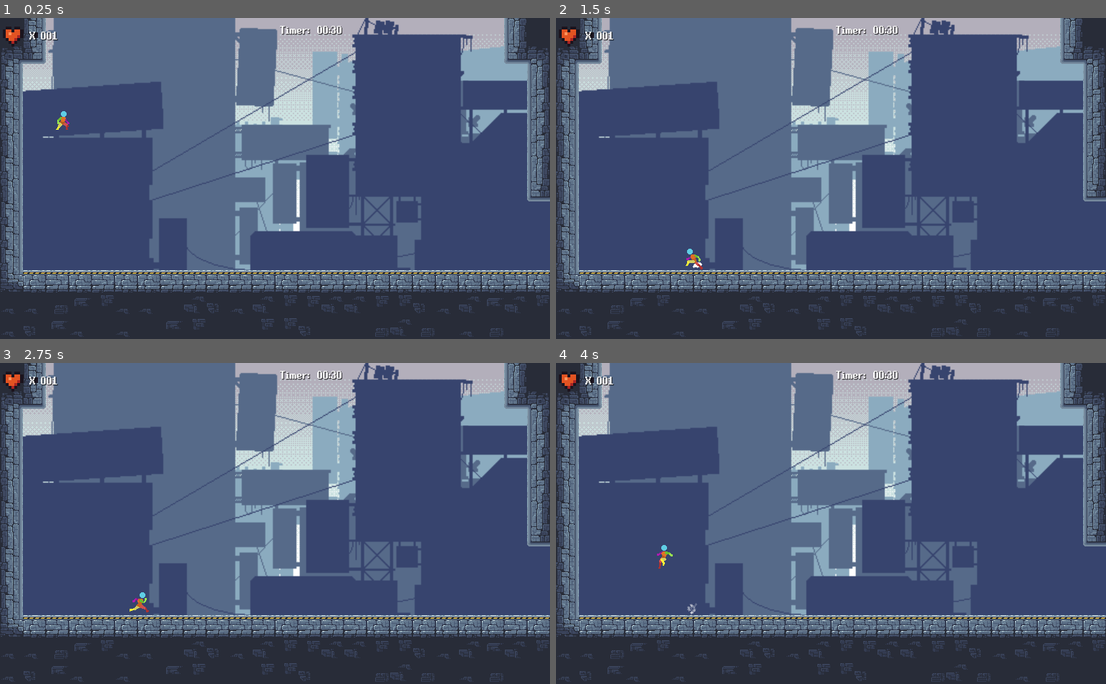
Above: before the commit, frames 1-4 (two rows, left to right).
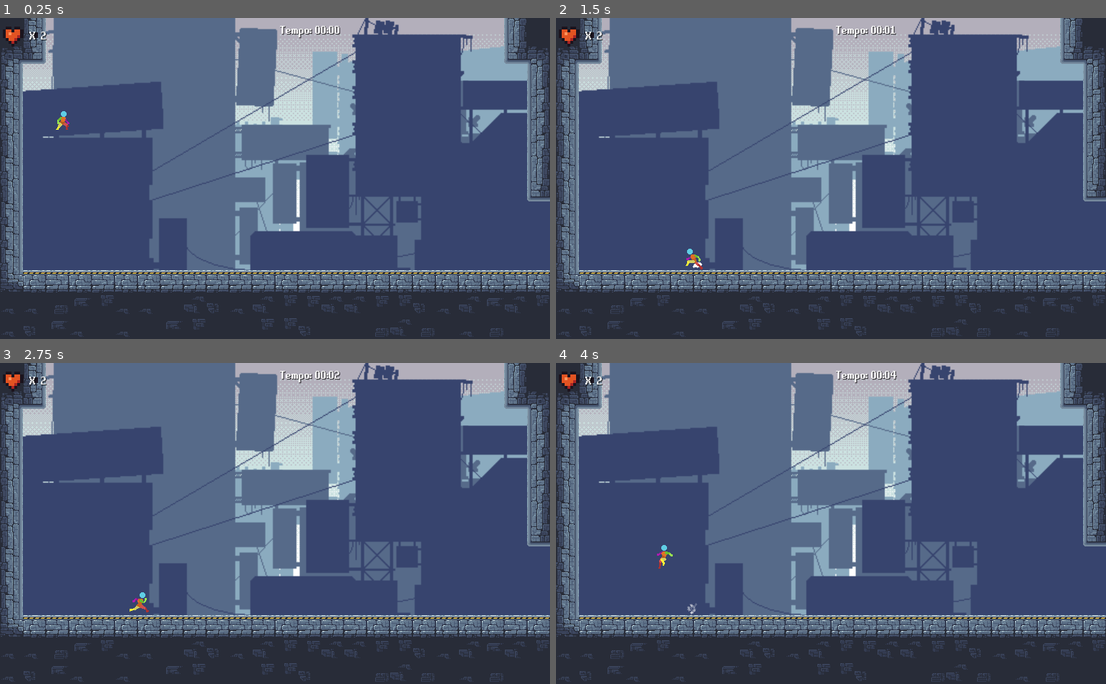
Above: after the commit, the same moments.

Repository: Eduardo-Pyment/Alquimista_dos_Sonhos-A_ultima_semente
Game: Godot game, scene res://Scenes/level1.tscn
Two runs of this game, one before a commit and one after it. Both use one fixed random seed, a clock stepped at 60 frames per second and the inputs below. This scene is started directly instead of the project's main scene.
Inputs:
- Up to frame 1 (0.25 s): no input
- Up to frame 2 (1.5 s): tap Enter (ui_accept) at 0.5, 0.77 s; hold Right (ui_right) 0.53-1.28 s; hold Left (ui_left) from 1.28 s (still down)
- Up to frame 3 (2.75 s): tap Enter (ui_accept) at 1.52 s; release Left (ui_left) at 2.03 s; hold Right (ui_right) from 2.03 s (still down)
- Up to frame 4 (4 s): release Right (ui_right) at 2.78 s; hold Up (ui_up) 2.78-3.53 s; tap Enter (ui_accept) at 3.02, 3.77 s; hold Left (ui_left) from 3.53 s (still down)

The runs differ from the first frame. In frame 1, 0.2% of the frame differs, in the area x 7-63%, y 2-8%; in frame 2, 0.2%; in frame 3, 0.2%; in frame 4, 0.2%.

Commit message:
arrumei a vida, temo, void e morte do personagem com elementos

Diff:
--- a/Scenes/Itens/H_flutuante.tscn
+++ b/Scenes/Itens/H_flutuante.tscn
@@ -5,38 +5,56 @@
 [sub_resource type="GDScript" id="GDScript_r48vn"]
 script/source = "extends CharacterBody2D
 
-@export var VelocidadeMovimeto: float = 200.0
-@onready var AlvoMovimento = get_node(\"/root/Level1/Player\")
+@export var VelocidadeMovimento: float = 200.0
+@onready var AlvoMovimento: Node = null
 @onready var AgenteNavegacao = get_node(\"NavigationAgent2D\")
 
 func _ready():
-	print(AlvoMovimento)
-	AlvoMovimento = get_node(\"/root/Level1/Player\")
-	call_deferred(\"actor_setup\")
-	print(AlvoMovimento)
+	AlvoMovimento = get_node_or_null(\"/root/Level1/Player\")
+	if AlvoMovimento != null:
+		call_deferred(\"actor_setup\")
 
 func actor_setup():
-	await get_tree().physics_frame
-	set_alvo_movimento(AlvoMovimento.position)
+	if AlvoMovimento != null:
+		await get_tree().physics_frame
+		set_alvo_movimento(AlvoMovimento.global_position)
 
 func set_alvo_movimento(PontoAlvo: Vector2):
-	AgenteNavegacao.target_position = PontoAlvo
+	if AlvoMovimento != null:
+		AgenteNavegacao.target_position = PontoAlvo
 
 func _physics_process(_delta):
+	if AlvoMovimento == null:
+		return
+
 	if AgenteNavegacao.is_navigation_finished():
 		return
+
 	var PosicaoAgenteAtual: Vector2 = global_position
 	var ProximaPosicaoCaminho: Vector2 = AgenteNavegacao.get_next_path_position()
 	var NovaVelocidade: Vector2 = ProximaPosicaoCaminho - PosicaoAgenteAtual
 	NovaVelocidade = NovaVelocidade.normalized()
-	velocity = lerp(velocity, NovaVelocidade * VelocidadeMovimeto, 0.05)
+	velocity = lerp(velocity, NovaVelocidade * VelocidadeMovimento, 0.05)
+
 	if AgenteNavegacao.distance_to_target() < 50:
-		velocity = lerp(velocity, NovaVelocidade / VelocidadeMovimeto, 0.1)
+		velocity = lerp(velocity, NovaVelocidade / VelocidadeMovimento, 0.1)
+
 	move_and_slide()
 
 func _on_timer_timeout():
-	set_alvo_movimento(AlvoMovimento.position)
-	actor_setup()
+	if AlvoMovimento != null:
+		set_alvo_movimento(AlvoMovimento.global_position)
+		actor_setup()
+
+# Função para reiniciar o jogo
+func restart_game():
+	if AlvoMovimento != null:
+		# Coloque aqui o código para redefinir o estado do jogo
+		# Por exemplo, redefina variáveis, reposicione elementos, etc.
+
+		# Depois de reiniciar o jogo, você pode configurar o alvo novamente:
+		set_alvo_movimento(AlvoMovimento.global_position)
+		actor_setup()
 "
 
 [sub_resource type="CircleShape2D" id="CircleShape2D_8a1jc"]
--- a/Scenes/Itens/O_flutuante.tscn
+++ b/Scenes/Itens/O_flutuante.tscn
@@ -5,38 +5,46 @@
 [sub_resource type="GDScript" id="GDScript_r48vn"]
 script/source = "extends CharacterBody2D
 
-@export var VelocidadeMovimeto: float = 200.0
-@onready var AlvoMovimento = get_node(\"/root/Level1/Player\")
+@export var VelocidadeMovimento: float = 200.0
+@onready var AlvoMovimento: Node = null  # Inicialize AlvoMovimento como nulo
 @onready var AgenteNavegacao = get_node(\"NavigationAgent2D\")
 
 func _ready():
-	print(AlvoMovimento)
-	AlvoMovimento = get_node(\"/root/Level1/Player\")
-	call_deferred(\"actor_setup\")
-	print(AlvoMovimento)
+	AlvoMovimento = get_node_or_null(\"/root/Level1/Player\")  # Usando get_node_or_null para evitar erros se o nó não existir
+	if AlvoMovimento != null:
+		call_deferred(\"actor_setup\")
 
 func actor_setup():
-	await get_tree().physics_frame
-	set_alvo_movimento(AlvoMovimento.position)
+	if AlvoMovimento != null:
+		await get_tree().physics_frame
+		set_alvo_movimento(AlvoMovimento.global_position)  # Use global_position para obter a posição correta do nó
 
 func set_alvo_movimento(PontoAlvo: Vector2):
-	AgenteNavegacao.target_position = PontoAlvo
+	if AlvoMovimento != null:
+		AgenteNavegacao.target_position = PontoAlvo
 
 func _physics_process(_delta):
+	if AlvoMovimento == null:
+		return  # Evite processar a lógica se o AlvoMovimento for nulo
+
 	if AgenteNavegacao.is_navigation_finished():
 		return
+
 	var PosicaoAgenteAtual: Vector2 = global_position
 	var ProximaPosicaoCaminho: Vector2 = AgenteNavegacao.get_next_path_position()
 	var NovaVelocidade: Vector2 = ProximaPosicaoCaminho - PosicaoAgenteAtual
 	NovaVelocidade = NovaVelocidade.normalized()
-	velocity = lerp(velocity, NovaVelocidade * VelocidadeMovimeto, 0.05)
+	velocity = lerp(velocity, NovaVelocidade * VelocidadeMovimento, 0.05)
+
 	if AgenteNavegacao.distance_to_target() < 50:
-		velocity = lerp(velocity, NovaVelocidade / VelocidadeMovimeto, 0.1)
+		velocity = lerp(velocity, NovaVelocidade / VelocidadeMovimento, 0.1)
+
 	move_and_slide()
 
 func _on_timer_timeout():
-	set_alvo_movimento(AlvoMovimento.position)
-	actor_setup()
+	if AlvoMovimento != null:
+		set_alvo_movimento(AlvoMovimento.global_position)
+		actor_setup()
 "
 
 [sub_resource type="CircleShape2D" id="CircleShape2D_8a1jc"]
--- /dev/null
+++ b/Scenes/Morte_Void.tscn
@@ -0,0 +1,17 @@
+[gd_scene load_steps=3 format=3 uid="uid://bpopvs3826o1e"]
+
+[ext_resource type="Script" path="res://Scripts/Void.gd" id="1_m68kq"]
+
+[sub_resource type="RectangleShape2D" id="RectangleShape2D_ealdu"]
+size = Vector2(138, 20)
+
+[node name="Area2D" type="Area2D"]
+collision_layer = 8
+collision_mask = 2
+script = ExtResource("1_m68kq")
+
+[node name="CollisionShape2D" type="CollisionShape2D" parent="."]
+position = Vector2(59, 0)
+shape = SubResource("RectangleShape2D_ealdu")
+
+[connection signal="body_entered" from="." to="." method="_on_body_entered"]
--- a/Scenes/level1.tscn
+++ b/Scenes/level1.tscn
@@ -20,6 +20,7 @@
 [ext_resource type="FontFile" uid="uid://dl6hdvk5712j6" path="res://Assets/Textures/Animation/Dicas/hf-free-complete/equipment-pro-v1.1/EquipmentPro.ttf" id="19_u5f3r"]
 [ext_resource type="Texture2D" uid="uid://dbh2kpys1adoa" path="res://Assets/Textures/Animation/Hud/Mini FX, Items & UI/Mini UI/Health_Indicator_Black_Outline (8 x 8).png" id="20_0ef6r"]
 [ext_resource type="PackedScene" uid="uid://bglfag0avg81y" path="res://Scenes/Itens/hidrogenio2.tscn" id="20_sridr"]
+[ext_resource type="PackedScene" uid="uid://bpopvs3826o1e" path="res://Scenes/Morte_Void.tscn" id="21_w53vh"]
 
 [sub_resource type="TileSetAtlasSource" id="TileSetAtlasSource_lme7t"]
 texture = ExtResource("1_521p8")
@@ -772,11 +773,6 @@
 shape = SubResource("RectangleShape2D_vsgnm")
 debug_color = Color(1, 0, 0, 0.392157)
 
-[node name="CollisionShape2D2" type="CollisionShape2D" parent="FireZone"]
-position = Vector2(-1088, 40)
-shape = SubResource("RectangleShape2D_vsgnm")
-debug_color = Color(1, 0, 0, 0.392157)
-
 [node name="GPUParticles2D" type="GPUParticles2D" parent="FireZone"]
 show_behind_parent = true
 position = Vector2(-16, 0)
@@ -832,8 +828,6 @@
 offset_right = 40.0
 offset_bottom = 40.0
 script = ExtResource("18_ygq04")
-padrao_minutos = 0
-padrao_segundos = 30
 
 [node name="clock_timer" type="Timer" parent="HUD/Control"]
 
@@ -855,7 +849,7 @@
 
 [node name="timer_container" type="Label" parent="HUD/Control/container/timer_hud"]
 layout_mode = 2
-text = "Timer: "
+text = "Tempo:"
 label_settings = SubResource("LabelSettings_dvf8b")
 
 [node name="timer_numero" type="Label" parent="HUD/Control/container/timer_hud"]
@@ -889,6 +883,9 @@
 text = "03"
 label_settings = SubResource("LabelSettings_pt2se")
 
+[node name="Area2D" parent="." instance=ExtResource("21_w53vh")]
+position = Vector2(918, 449)
+
 [connection signal="body_entered" from="FireZone" to="FireZone" method="_on_body_entered"]
 [connection signal="timeout" from="HUD/Control/clock_timer" to="HUD/Control" method="_on_clock_timer_timeout"]
 
--- a/Scenes/player.tscn
+++ b/Scenes/player.tscn
@@ -317,4 +317,3 @@
 
 [connection signal="timeout" from="CayTimer" to="." method="_on_timer_timeout"]
 [connection signal="body_entered" from="hurtbox" to="." method="_on_hurtbox_body_entered"]
-[connection signal="timeout" from="Timer" to="." method="_on_timer_timeout"]
--- /dev/null
+++ b/Scripts/Void.gd
@@ -0,0 +1,16 @@
+extends Area2D
+
+
+# Called when the node enters the scene tree for the first time.
+func _ready():
+	pass # Replace with function body.
+
+
+# Called every frame. 'delta' is the elapsed time since the previous frame.
+func _process(delta):
+	pass
+
+
+func _on_body_entered(body):
+	if body.name == 'Player' && body.has_method('morte'):
+		body.morte(Vector2(0, -130))
--- a/Scripts/word.gd
+++ b/Scripts/word.gd
@@ -4,50 +4,54 @@
 @onready var player = $"../../Player"
 @onready var clock_timer = $clock_timer
 @onready var timer_numero = $container/timer_hud/timer_numero as Label
-@onready var control = $"."
+@onready var control = "."
 
 var minutos = 0
 var segundos = 0
-@export_range(0,5) var padrao_minutos := 1
-@export_range(0,59) var padrao_segundos := 0
+var is_timer_running = false
 
-signal time_is_up()
+signal time_is_up
 
 # Called when the node enters the scene tree for the first time.
 func _ready():
 	vida.text = str(Globais.player_life).pad_zeros(3)
-	timer_numero.text = str("%02d" % padrao_minutos ) + ":" + str("%02d" % padrao_segundos)
-	control.time_is_up.connect(reload_game)
+	timer_numero.text = "00:00"  # Inicie o temporizador em 00:00
 	player.player_morreu.connect(reload_game)
-	Globais.player_life = 1
+	Globais.player_life = 2
 	reset_clock_timer()
+	start_clock_timer()
 
 # Called every frame. 'delta' is the elapsed time since the previous frame.
-func _process(_delta):
-	vida.text = str(Globais.player_life).pad_zeros(3)
+func _process(delta):
+	vida.text = str(Globais.player_life).pad_zeros(1)
 
-	if minutos == 0 and segundos == 0:
-		emit_signal("time_is_up")
 
 func reload_game():
 	await get_tree().create_timer(1.0).timeout
 	get_tree().reload_current_scene()
 
+func _on_clock_timer_timeout():
+	if is_timer_running:
+		segundos += 1
+		if segundos >= 60:
+			segundos = 0
+			minutos += 1
 
-func _on_clock_timer_timeout():
-	if segundos == 0:
-		if minutos > 0:
-			minutos -= 1
-			segundos = 59
-		else:
-			minutos = 0
-			segundos = 0
-	else:
-		segundos -= 1
+		timer_numero.text = str("%02d" % minutos) + ":" + str("%02d" % segundos)
 
-	timer_numero.text = str("%02d" % minutos) + ":" + str("%02d" % segundos)
+func start_clock_timer():
+	is_timer_running = true
+	$clock_timer.start()  # Inicie o temporizador
 
+func stop_clock_timer():
+	is_timer_running = false
+	$clock_timer.stop()  # Pare o temporizador
 
 func reset_clock_timer():
-	minutos = padrao_minutos
-	segundos = padrao_segundos
+	minutos = 0
+	segundos = 0
+
+# Emitir o sinal 'time_is_up' quando necessário
+func check_time_up():
+	if minutos >= 5:  # Defina a condição em que você deseja emitir o sinal
+		emit_signal("time_is_up")
Not shown: 1 places in Scenes/level1.tscn that only renumber resources
